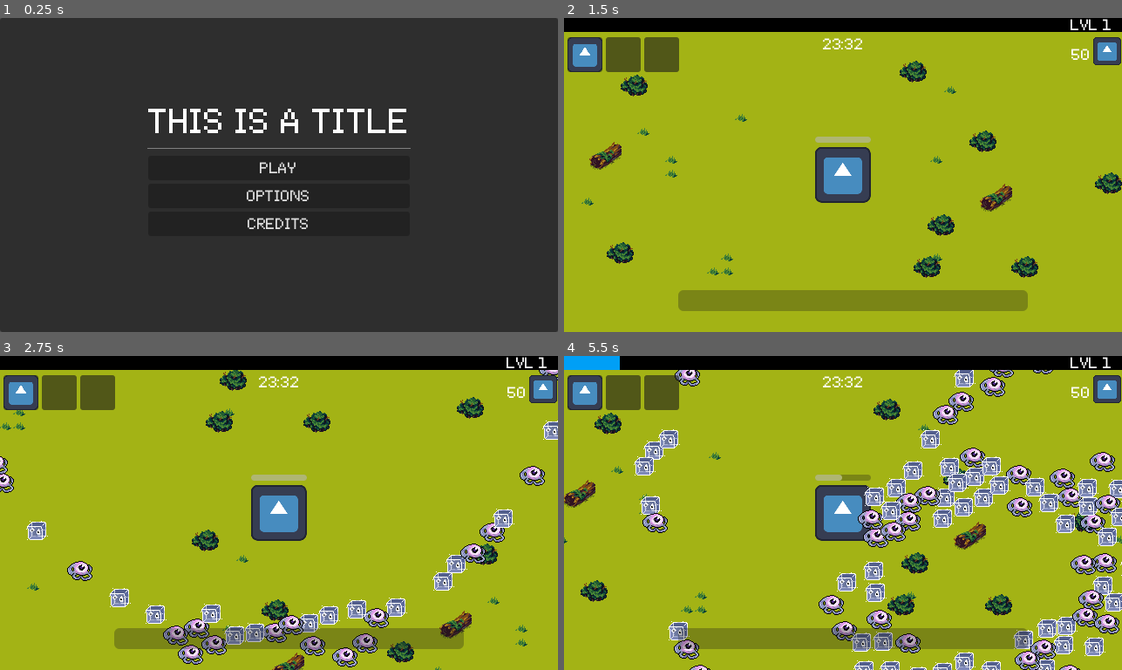
Above: before the commit, frames 1-4 (two rows, left to right).
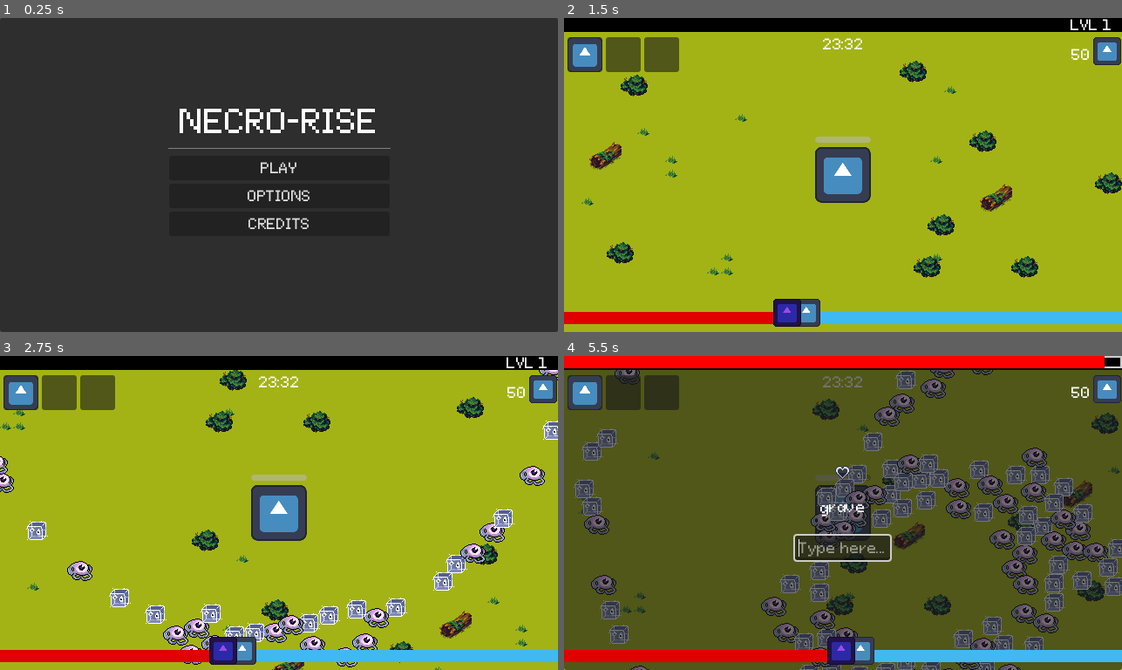
Above: after the commit, the same moments.

Repository: CIlie23/Untitled-MicroJam-69-Game
Game: Godot game, scene res://scenes/MenuScenes/main_menu.tscn
The game is run twice, just before and just after one commit, with the same random seed, the same clock (stepped at 60 frames per second) and the same inputs. The engine's default icon, where the game draws it, is replaced by a stand-in: a white triangle on a blue panel in a dark square.
Inputs (mouse positions are in pixels of both pictures, inside the frame that each line leads up to):
- Up to frame 1 (0.25 s): no input
- Up to frame 2 (1.5 s): click "PLAY" at 0.5 s; move the mouse to (965, 159) at 1.27 s; hold D (move_right) from 1.28 s (still down); click (965, 159) at 1.42 s
- Up to frame 3 (2.75 s): move the mouse to (167, 528) at 2.02 s; release D (move_right) at 2.03 s; hold S (move_down) from 2.03 s (still down); click (167, 528) at 2.17 s
- Up to frame 4 (5.5 s): move the mouse to (898, 443) at 2.77 s; release S (move_down) at 2.78 s; hold D (move_right) 2.78-3.53 s; click (898, 443) at 2.92 s; move the mouse to (815, 575) at 3.52 s; hold W (move_up) 3.53-4.28 s; click (815, 575) at 3.67 s; move the mouse to (1010, 560) at 4.27 s; hold A (move_left) from 4.28 s (still down); click (1010, 560) at 4.42 s; move the mouse to (675, 465) at 5.02 s; click (675, 465) at 5.17 s

The runs differ from the first frame. In frame 1, 2.0% of the frame differs, in the area x 26-74%, y 28-68%; in frame 2, 8.1%; in frame 3, 7.7%; in frame 4, 98%, in the area x 0-100%, y 0-100%.

Commit message:
Connected typing game + enemy soul fighting back

Diff:
--- a/scenes/MenuScenes/main_menu.tscn
+++ b/scenes/MenuScenes/main_menu.tscn
@@ -37,7 +37,8 @@
 [node name="TITLE" type="Label" parent="Center" unique_id=1241905623]
 layout_mode = 2
 theme_override_font_sizes/font_size = 36
-text = "THIS IS A TITLE"
+text = "NECRO-RISE"
+horizontal_alignment = 1
 
 [node name="HSeparator" type="HSeparator" parent="Center" unique_id=704016729]
 layout_mode = 2
--- a/scenes/Player/Inventory/slot.gd
+++ b/scenes/Player/Inventory/slot.gd
@@ -16,4 +16,12 @@
 	var player = get_tree().get_first_node_in_group("Player")
 	if weapon and player:
 		coldown.wait_time = weapon.cooldown
-		weapon.activate(player, player.nearest_enemy, get_tree())
+		weapon.activate(player, _aim(player), get_tree())
+
+
+# In control the mouse picks the target; possessed, the other soul aims itself.
+# Returns a world position, which weapons accept in place of a node.
+func _aim(player):
+	if player.possessed:
+		return player.nearest_enemy
+	return player.get_global_mouse_position()
--- /dev/null
+++ b/scenes/Player/VersusBar/versus_bar.gd
@@ -0,0 +1,111 @@
+extends Control
+
+# Two souls, one body. Each side owns the fill behind it and the faces press
+# together where the strengths meet: soul (purple) left, player (blue) right.
+#
+# Kills feed both souls because they share the body, but the player keeps the
+# larger share; damage only ever eats the player's side. The moment the soul
+# pulls ahead it takes the body (soul_took_over) and the player has to type it
+# back out (exorcise). Let the soul build a full-bar lead and the run is over.
+
+signal soul_took_over
+signal soul_won
+
+const PAIR_OVERLAP := 10.0 # the faces are pressed into each other, soul in front
+
+@export var starting_power: float = 20.0
+@export var soul_starting_power: float = 10.0
+@export var power_per_xp: float = 1.0 # player's share of a kill
+@export var soul_share_per_xp: float = 0.5 # the soul's share while the player drives
+@export var power_per_damage: float = 0.25
+@export var exorcism_keep: float = 0.5 # soul keeps this much when typed out
+@export var soul_power_per_second: float = 2.0 # it grows while it holds the body
+@export var lose_lead: float = 60.0 # soul lead that ends the run outright
+
+var player_power := 0.0
+var soul_power := 0.0
+# set by the world while the soul has the body: it farms on its own, and the
+# takeover signal goes quiet so it isn't emitted every frame
+var soul_farming := false
+var _lost := false
+
+@onready var soul_fill: ColorRect = $SoulFill
+@onready var player_fill: ColorRect = $PlayerFill
+@onready var soul_portrait: TextureRect = $EnemyPortrait
+@onready var player_portrait: TextureRect = $PlayerPortrait
+
+
+func _process(delta: float) -> void:
+	if not soul_farming:
+		return
+	soul_power += soul_power_per_second * delta
+	_check()
+
+
+func _ready() -> void:
+	player_power = starting_power
+	soul_power = soul_starting_power
+	resized.connect(_refresh) # size is still 0 during _ready
+	_refresh()
+
+
+# gems the body collected while the player was driving
+func player_earned(amount: float) -> void:
+	player_power += power_per_xp * amount
+	soul_power += soul_share_per_xp * amount
+	_check()
+
+
+# gems the body collected while the soul was driving: it farms alone
+func soul_earned(amount: float) -> void:
+	soul_power += power_per_xp * amount
+	_check()
+
+
+func player_hurt(amount: float) -> void:
+	# floored at 0: a negative side would trip lose_lead on the next hit and
+	# leave exorcise() unable to put the player back in front
+	player_power = maxf(0.0, player_power - power_per_damage * amount)
+	_check()
+
+
+# out of health: the player's soul is spent, so the soul is put ahead of it
+func player_downed() -> void:
+	player_power = minf(player_power, soul_power - 1.0)
+	_check()
+
+
+# typed the soul back out: you reassert a foothold, the soul keeps a fraction of
+# its strength and never more than you, so it cannot take the body straight back
+func exorcise() -> void:
+	player_power = maxf(player_power, starting_power * 0.5)
+	soul_power = maxf(0.0, minf(soul_power * exorcism_keep, player_power - 1.0))
+	_check()
+
+
+func _check() -> void:
+	_refresh()
+	# once, not per event: the loss handler damages the player, which lands back
+	# here through player_hurt and would recurse forever
+	if _lost:
+		return
+	if soul_power - player_power >= lose_lead:
+		_lost = true
+		soul_won.emit()
+	elif soul_power > player_power and not soul_farming:
+		soul_took_over.emit() # repeats until the world takes it, then goes quiet
+
+
+func _refresh() -> void:
+	# half the bar at a tie, all of it when leading by lose_lead
+	var player_share := clampf(0.5 + (player_power - soul_power) / (2.0 * lose_lead), 0.0, 1.0)
+	var contact := (1.0 - player_share) * size.x
+
+	soul_fill.size.x = contact
+	player_fill.position.x = contact
+	player_fill.size.x = size.x - contact
+
+	var pair := soul_portrait.size.x + player_portrait.size.x - PAIR_OVERLAP
+	var pair_x := clampf(contact - pair * 0.5, 0.0, maxf(0.0, size.x - pair))
+	soul_portrait.position.x = pair_x
+	player_portrait.position.x = pair_x + soul_portrait.size.x - PAIR_OVERLAP
--- /dev/null
+++ b/scenes/Player/VersusBar/versus_bar.tscn
@@ -0,0 +1,52 @@
+[gd_scene format=3 uid="uid://cwgt61jv3p5in"]
+
+[ext_resource type="Texture2D" uid="uid://dh2gd88jtc743" path="res://icon.svg" id="1_hs23b"]
+[ext_resource type="Script" uid="uid://dea8qw2t0ky6g" path="res://scenes/Player/VersusBar/versus_bar.gd" id="1_p70bv"]
+
+[node name="VersusBar" type="Control" unique_id=1825016425]
+layout_mode = 3
+anchors_preset = 10
+anchor_right = 1.0
+offset_bottom = 25.0
+grow_horizontal = 2
+script = ExtResource("1_p70bv")
+
+[node name="Track" type="ColorRect" parent="." unique_id=933673108]
+layout_mode = 1
+anchors_preset = 10
+anchor_right = 1.0
+offset_top = 9.0
+offset_bottom = 23.0
+grow_horizontal = 2
+color = Color(0.06, 0.05, 0.09, 0.85)
+
+[node name="SoulFill" type="ColorRect" parent="." unique_id=2100005121]
+layout_mode = 0
+offset_top = 9.0
+offset_bottom = 23.0
+color = Color(0.88235295, 0, 0, 1)
+
+[node name="PlayerFill" type="ColorRect" parent="." unique_id=998337844]
+layout_mode = 0
+offset_top = 9.0
+offset_bottom = 23.0
+color = Color(0.25, 0.72, 0.95, 1)
+
+[node name="PlayerPortrait" type="TextureRect" parent="." unique_id=1829000637]
+custom_minimum_size = Vector2(32, 32)
+custom_maximum_size = Vector2(32, 32)
+layout_mode = 0
+offset_top = -6.0
+offset_right = 40.0
+offset_bottom = 34.0
+texture = ExtResource("1_hs23b")
+
+[node name="EnemyPortrait" type="TextureRect" parent="." unique_id=355817283]
+modulate = Color(0.62, 0.29, 0.88, 1)
+custom_minimum_size = Vector2(32, 32)
+custom_maximum_size = Vector2(32, 32)
+layout_mode = 0
+offset_top = -6.0
+offset_right = 40.0
+offset_bottom = 34.0
+texture = ExtResource("1_hs23b")
--- a/scenes/Player/player.gd
+++ b/scenes/Player/player.gd
@@ -15,14 +15,17 @@
 
 
 var dead : bool = false
+# the other soul is driving: no input, but weapons keep firing on their own
+var possessed : bool = false
 
 var health : float = 100.0 :
 	set(value):
 		health = value
 		%Health.value = value
-		if health <= 0 and not dead:
-			dead = true
-			%DeathScreen.show_death()
+		# out of health is not the end: your soul is spent, so the other one takes
+		# the body and you get one typing attempt to win it back
+		if health <= 0 and not possessed and not dead:
+			%VersusBar.player_downed()
 
 var XP : int = 0:
 	set(value):
@@ -49,6 +52,9 @@
 func _physics_process(delta):
 # enemies added to the world after the player, so this reset lands before they compare
 	nearest_enemy_distance = INF
+	if possessed:
+		velocity = Vector2.ZERO
+		return
 # setup direction of movement
 	var direction = Input.get_vector("move_left", "move_right", "move_up", "move_down")
 # stop diagonal movement by listening for input then setting axis to zero
@@ -67,6 +73,18 @@
 
 func take_damage(amount):
 	health -= amount
+	%VersusBar.player_hurt(amount) # damage is what lets the soul catch up
+
+
+# the real loss: failed the typing attempt, or the soul built a full-bar lead
+func die() -> void:
+	if dead:
+		return
+	dead = true
+	possessed = false
+	health = 0
+	%TypingChallenge.stop() # silent: the caller is not listening any more
+	%DeathScreen.show_death()
 
 func _on_area_2d_body_entered(body: Node2D) -> void:
 	# reduce player health based on enemy health
@@ -84,8 +102,14 @@
 
 
 func gain_XP(amount):
+	# shared body: kills feed both souls, the player keeps the larger share.
+	# Possessed, the soul farms alone and the player stops levelling.
+	if possessed:
+		%VersusBar.soul_earned(amount)
+		return
 	XP += amount
 	total_XP += amount
+	%VersusBar.player_earned(amount)
 	check_XP()
 
 
--- a/scenes/Projectiles/SingleShot.gd
+++ b/scenes/Projectiles/SingleShot.gd
@@ -2,18 +2,32 @@
 class_name SingleShot
 
 func shoot(source, target, scene_tree):
-	# is_instance_valid, not == null: a dead enemy leaves a freed, non-null ref
-	if not is_instance_valid(target):
+	var aim = _aim_position(target)
+	if aim == null:
 		return
+
+	var to_target: Vector2 = aim - source.position
+	if to_target == Vector2.ZERO:
+		return # cursor parked on the shooter: a zero direction never despawns
 
 	var projectile = projectile_node.instantiate()
 
 	projectile.position = source.position
 	projectile.damage = damage
 	projectile.speed = speed
-	projectile.direction = (target.position - source.position).normalized()
+	projectile.direction = to_target.normalized()
 
 	scene_tree.current_scene.add_child(projectile)
 
+
+# target is a node when the soul auto-aims, a world position when the mouse aims.
+# is_instance_valid, not == null: a dead enemy leaves a freed, non-null ref.
+func _aim_position(target):
+	if target is Vector2:
+		return target
+	if is_instance_valid(target):
+		return target.global_position
+	return null
+
 func activate(source, target, scene_tree):
 	shoot(source, target, scene_tree)
--- a/scenes/Spawner/spawner.tscn
+++ b/scenes/Spawner/spawner.tscn
@@ -15,7 +15,6 @@
 autostart = true
 
 [node name="Normal" type="Timer" parent="." unique_id=1673049972]
-one_shot = true
 autostart = true
 
 [node name="Pattern" type="Timer" parent="." unique_id=477231456]
--- a/scenes/TypingChallenge/typing_challenge.gd
+++ b/scenes/TypingChallenge/typing_challenge.gd
@@ -1,4 +1,4 @@
-extends CanvasLayer
+extends Control
 
 # Haunting prompt: the player loses control and must type one word per heart
 # before the clock runs out. Control and damage belong to the caller — this only
--- a/scenes/TypingChallenge/typing_challenge.tscn
+++ b/scenes/TypingChallenge/typing_challenge.tscn
@@ -2,6 +2,14 @@
 
 [ext_resource type="Script" uid="uid://c4m24vstsmtx" path="res://scenes/TypingChallenge/typing_challenge.gd" id="1_lea8i"]
 [ext_resource type="Texture2D" uid="uid://cw0mew684vutc" path="res://assets/textures/hearts.png" id="2_y6e60"]
+
+[sub_resource type="AtlasTexture" id="AtlasTexture_rtxm7"]
+atlas = ExtResource("2_y6e60")
+region = Rect2(76, 0, 17, 16)
+
+[sub_resource type="AtlasTexture" id="AtlasTexture_1fbxm"]
+atlas = ExtResource("2_y6e60")
+region = Rect2(0, 0, 17, 16)
 
 [sub_resource type="StyleBoxFlat" id="StyleBoxFlat_lea8i"]
 bg_color = Color(0, 0, 0, 1)
@@ -13,21 +21,19 @@
 [sub_resource type="StyleBoxFlat" id="StyleBoxFlat_s153o"]
 bg_color = Color(1, 0, 0, 1)
 
-[sub_resource type="AtlasTexture" id="AtlasTexture_rtxm7"]
-atlas = ExtResource("2_y6e60")
-region = Rect2(76, 0, 17, 16)
-
-[sub_resource type="AtlasTexture" id="AtlasTexture_1fbxm"]
-atlas = ExtResource("2_y6e60")
-region = Rect2(0, 0, 17, 16)
-
-[node name="TypingChallenge" type="CanvasLayer" unique_id=1649663134]
+[node name="TypingChallenge" type="Control" unique_id=1649663134]
+layout_mode = 3
+anchors_preset = 15
+anchor_right = 1.0
+anchor_bottom = 1.0
+grow_horizontal = 2
+grow_vertical = 2
 script = ExtResource("1_lea8i")
 heart_empty = SubResource("AtlasTexture_rtxm7")
 heart_full = SubResource("AtlasTexture_1fbxm")
 
 [node name="Control" type="Control" parent="." unique_id=79986715]
-layout_mode = 3
+layout_mode = 1
 anchors_preset = 15
 anchor_right = 1.0
 anchor_bottom = 1.0
@@ -44,7 +50,7 @@
 
 [node name="TimeBar" type="ProgressBar" parent="." unique_id=1094610449]
 custom_minimum_size = Vector2(240, 14)
-anchors_preset = 5
+layout_mode = 0
 anchor_left = 0.5
 anchor_right = 0.5
 offset_left = -320.0
@@ -57,7 +63,7 @@
 show_percentage = false
 
 [node name="VBoxContainer" type="VBoxContainer" parent="." unique_id=1342204907]
-anchors_preset = 14
+layout_mode = 0
 anchor_top = 0.5
 anchor_right = 1.0
 anchor_bottom = 0.5
--- a/scenes/world/world.gd
+++ b/scenes/world/world.gd
@@ -1,11 +1,56 @@
 extends Node2D
 
+# Possession is driven by the versus bar: the soul takes the body the moment it
+# pulls ahead on strength, and the typing challenge is the one shot at typing it
+# back out. Losing that attempt, or the soul building a full-bar lead, ends the run.
 
-# Called when the node enters the scene tree for the first time.
-func _ready() -> void:
-	pass # Replace with function body.
+@export var words_per_haunt: int = 1
+@export var words_per_level: int = 4 # one more word per this many levels, past level 3
+@export var max_words: int = 5
+@export var seconds_per_extra_word: float = 1.5
+@export var revive_health: float = 30.0 # you come back on this much after an exorcism
+
+@onready var player: CharacterBody2D = $Player
 
 
-# Called every frame. 'delta' is the elapsed time since the previous frame.
-func _process(delta: float) -> void:
-	pass
+func _ready() -> void:
+	# in code, not the .tscn: a connection written for a direct child breaks
+	# silently if the node is ever reparented
+	%TypingChallenge.finished.connect(_on_typing_challenge_finished)
+	%VersusBar.soul_took_over.connect(_on_soul_took_over)
+	%VersusBar.soul_won.connect(_on_soul_won)
+
+
+# one word until level 3, then one more every words_per_level levels, capped
+func _words_for_level() -> int:
+	if player.level < 3:
+		return words_per_haunt
+	var extra := floori((player.level - 3) / float(words_per_level))
+	return mini(words_per_haunt + 1 + extra, max_words)
+
+
+func _on_soul_took_over() -> void:
+	# never interrupt a card pick or a dead run
+	if player.dead or %PickCard.visible:
+		return
+	var words := _words_for_level()
+	# the clock grows with the word count, so each word keeps roughly its 1.5s
+	var duration: float = %TypingChallenge.seconds + words * seconds_per_extra_word
+	if %TypingChallenge.start(words, duration):
+		player.possessed = true
+		%VersusBar.soul_farming = true # it grows while you type
+
+
+func _on_typing_challenge_finished(success: bool) -> void:
+	player.possessed = false
+	%VersusBar.soul_farming = false
+	if success:
+		%VersusBar.exorcise()
+		player.health = maxf(player.health, revive_health)
+	else:
+		# the soul keeps the body: run over
+		player.die()
+
+
+func _on_soul_won() -> void:
+	player.die()
--- a/scenes/world/world.tscn
+++ b/scenes/world/world.tscn
@@ -9,10 +9,12 @@
 [ext_resource type="Texture2D" uid="uid://d2uxb8np10nsl" path="res://assets/textures/Decorations.png" id="3_dlabj"]
 [ext_resource type="Resource" uid="uid://cxqn5aluyi08c" path="res://data/monsters/test_guy.tres" id="4_gb53w"]
 [ext_resource type="Resource" uid="uid://cups0gq4cr44m" path="res://data/monsters/guy2.tres" id="5_gb53w"]
+[ext_resource type="PackedScene" uid="uid://cwgt61jv3p5in" path="res://scenes/Player/VersusBar/versus_bar.tscn" id="9_mxkvs"]
 [ext_resource type="PackedScene" uid="uid://bldahf3sw418u" path="res://scenes/Player/Inventory/slot.tscn" id="13_srmg5"]
 [ext_resource type="Resource" uid="uid://m41bfsl5jyi8" path="res://data/weapons/wand.tres" id="14_umvgx"]
 [ext_resource type="PackedScene" uid="uid://bwqaxy8v5vuik" path="res://scenes/UpgradeScreen/pick_card.tscn" id="15_pick"]
 [ext_resource type="PackedScene" path="res://scenes/DeathScreen/death_screen.tscn" id="16_death"]
+[ext_resource type="PackedScene" uid="uid://bmtf2gc6wamtn" path="res://scenes/TypingChallenge/typing_challenge.tscn" id="17_typing"]
 
 [sub_resource type="TileSetAtlasSource" id="TileSetAtlasSource_dlabj"]
 texture = ExtResource("2_5qq27")
@@ -401,19 +403,10 @@
 text = "23:32"
 horizontal_alignment = 1
 
-[node name="versusBar" type="ProgressBar" parent="CanvasLayer/Control" unique_id=477162863]
+[node name="TypingChallenge" parent="CanvasLayer/Control" unique_id=1649663134 instance=ExtResource("17_typing")]
+unique_name_in_owner = true
+visible = false
 layout_mode = 1
-anchors_preset = 12
-anchor_top = 1.0
-anchor_right = 1.0
-anchor_bottom = 1.0
-offset_left = 131.0
-offset_top = -48.0
-offset_right = -108.0
-offset_bottom = -24.0
-grow_horizontal = 2
-grow_vertical = 0
-show_percentage = false
 
 [node name="PickCard" parent="CanvasLayer/Control" unique_id=1306509114 instance=ExtResource("15_pick")]
 unique_name_in_owner = true
@@ -464,3 +457,12 @@
 custom_maximum_size = Vector2(32, 32)
 layout_mode = 2
 texture = ExtResource("3_1fp7r")
+
+[node name="VersusBar" parent="CanvasLayer" unique_id=1825016425 instance=ExtResource("9_mxkvs")]
+unique_name_in_owner = true
+anchors_preset = 12
+anchor_top = 1.0
+anchor_bottom = 1.0
+offset_top = -32.0
+offset_bottom = -32.0
+grow_vertical = 0
Binary file added: 629e69132ad72.jpg
Not shown, added: 629e69132ad72.jpg.import
Not shown, added: scenes/Player/VersusBar/versus_bar.gd.uid
Not shown: 1 places in scenes/TypingChallenge/typing_challenge.tscn that only renumber resources
